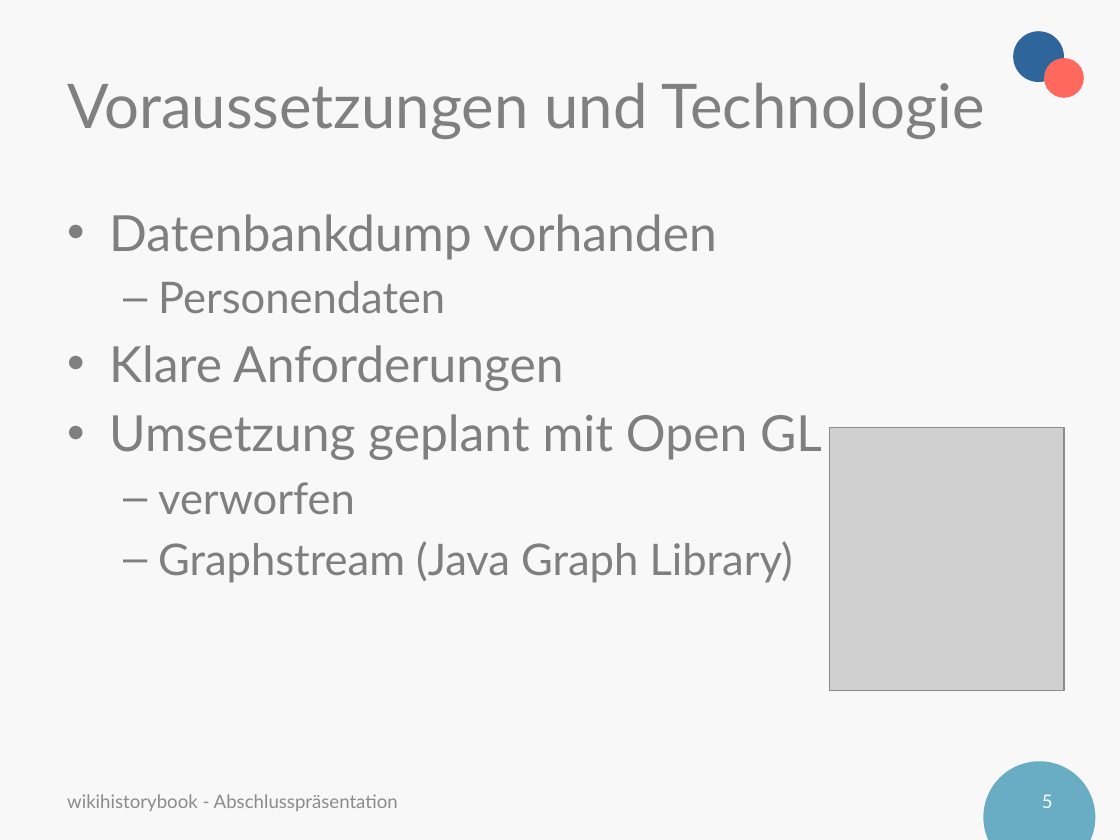
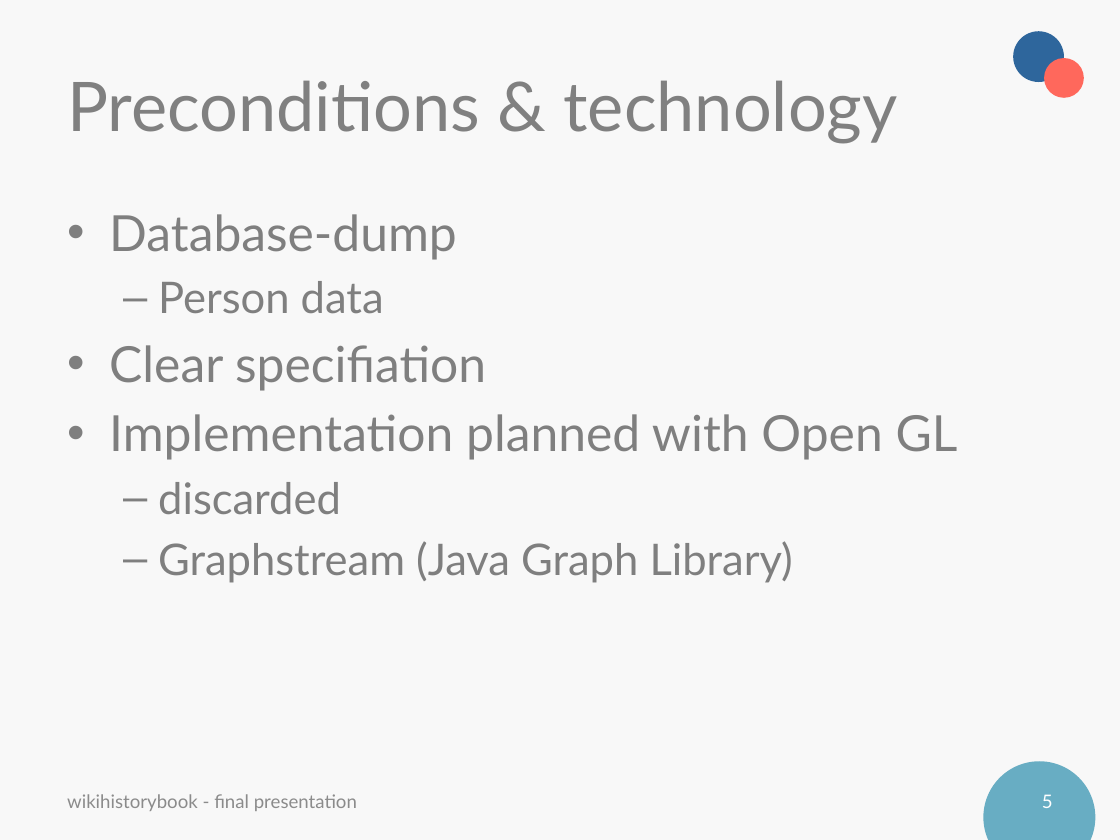
Before and after one commit to fluehmann/wikihistorybook, a slide deck: slide 5 of administration/Sprint presentations/Präsentation_Abschluss_wiki.pptx. Drawn at 1120x840 pixels with LibreOffice and Linux fonts; fonts in the diff are those of the drawing; grey boxes stand for pictures; background and template pictures are left out. Boxes give left, top, right and bottom in pixels: in the first picture for what was removed or moved away, otherwise in the second. Text is boxed around its words. In the diff, an @@ line names an element or a change of style, - is before the commit and + after.

```diff
--- a/administration/Sprint presentations/Präsentation_Abschluss_wiki.pptx
+++ b/administration/Sprint presentations/Präsentation_Abschluss_wiki.pptx
@@ title at (67,80,898,143): text changed; size 39.6 to 44 pt @@
-Voraussetzungen und Technologie
+Preconditions & technology
@@ text at (109,214,958,514): text changed @@
-• Datenbankdump vorhanden
-  – Personendaten
-• Klare Anforderungen
-• Umsetzung geplant mit Open GL
-  – verworfen
+• Database-dump
+  – Person data
+• Clear specifiation
+• Implementation planned with Open GL
+  – discarded
@@ picture removed at (829,428,1064,691) @@
@@ text at (67,794,357,811): text changed @@
-wikihistorybook - Abschlusspräsentation
+wikihistorybook - final presentation
```
Also in this commit, not shown: 14 other slides changed.
